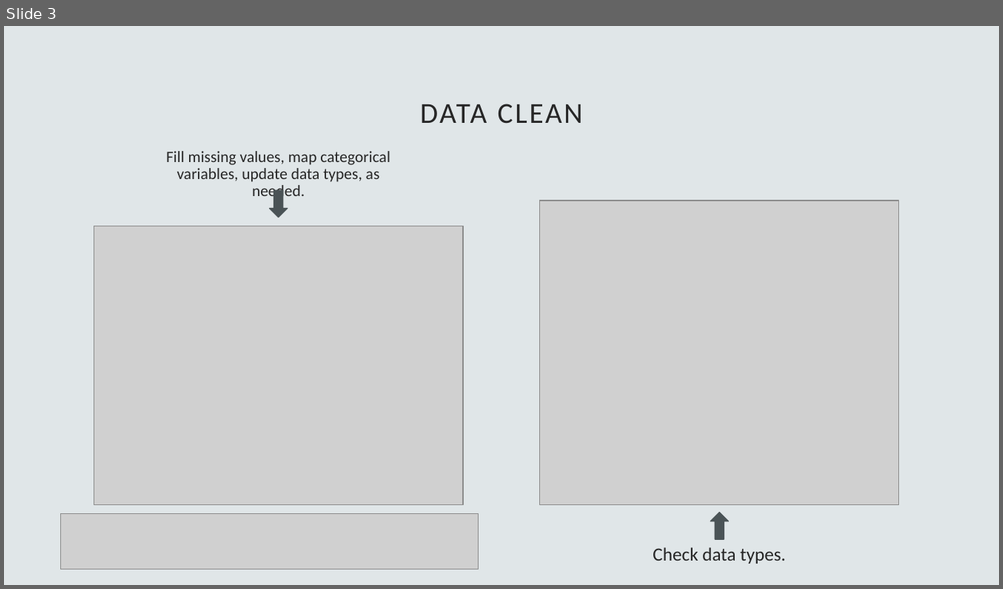
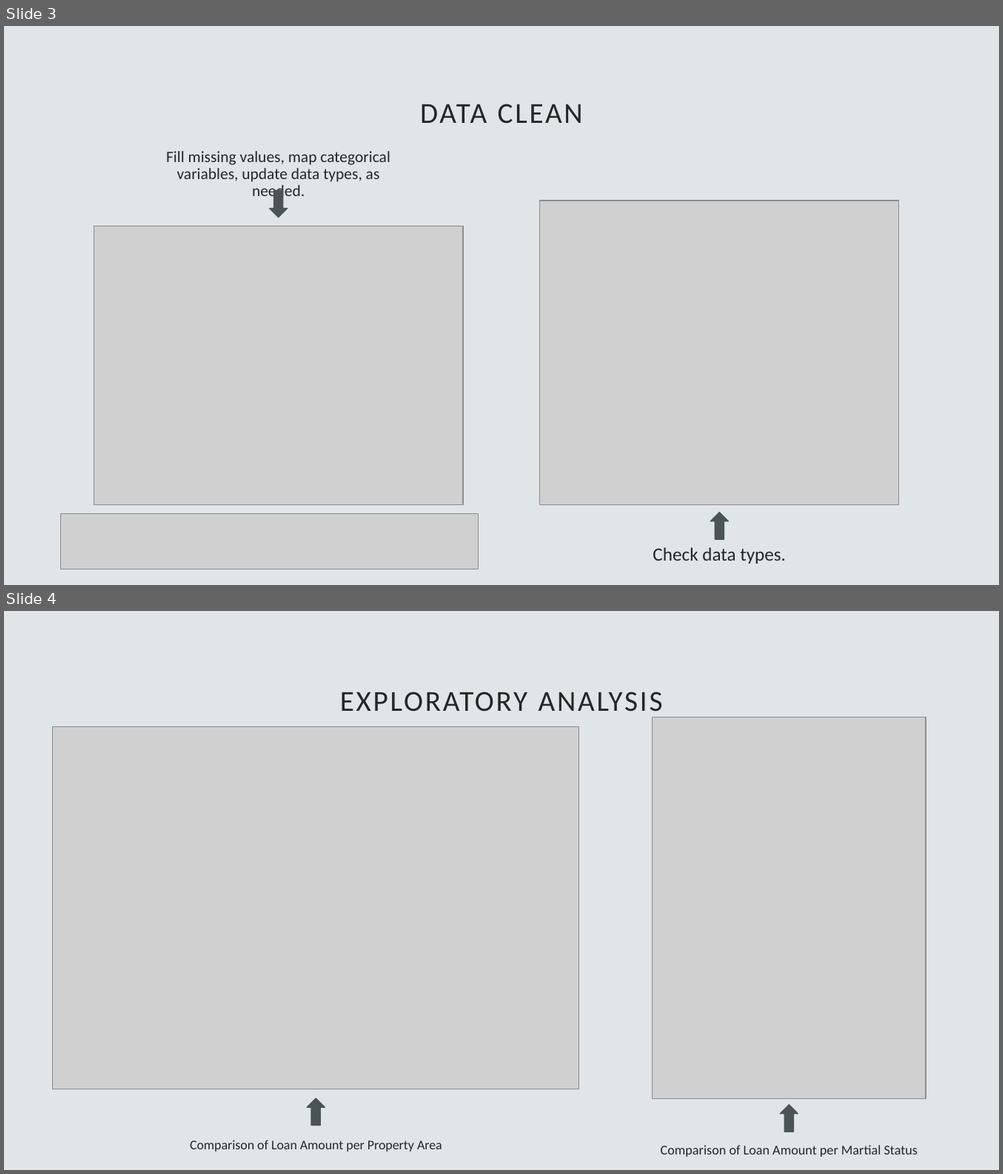
Before and after one commit to annawhitaker1/Project4, a slide deck: Project4.pptx. Shown one above the other, each under a label of ours: slide 3 before the commit, slides 3 and 4 after it. The pictures are 1003x589 and 1003x1174 pixels, drawn with LibreOffice and Linux fonts; fonts in the diff are those of the drawing; grey boxes stand for pictures. Boxes give left, top, right and bottom in pixels: in the first picture for what was removed or moved away, otherwise in the second. Text is boxed around its words. In the diff, an @@ line names an element or a change of style, - is before the commit and + after.

Commit message:
updated ppt
	modified:   Project4.pptx

```diff
--- a/Project4.pptx
+++ b/Project4.pptx
@@ slide 4 added at (4,611,999,1170), background #9BAFB5 at 30% opacity @@
@@ title added at (340,692,663,718), 28 pt, text #262626 @@
+EXPLORATORY ANALYSIS
@@ picture added at (652,717,926,1099) @@
@@ picture added at (53,726,578,1089) @@
@@ down arrow added at (307,1099,325,1126), fill #4A5356, outline #4A5356 1 pt @@
@@ down arrow added at (780,1105,798,1132), fill #4A5356, outline #4A5356 1 pt @@
@@ text added at (190,1140,442,1152), 12.8 pt, text #262626 @@
+Comparison of Loan Amount per Property Area
@@ text added at (660,1145,918,1157), 13 pt, text #262626 @@
+Comparison of Loan Amount per Martial Status
```
